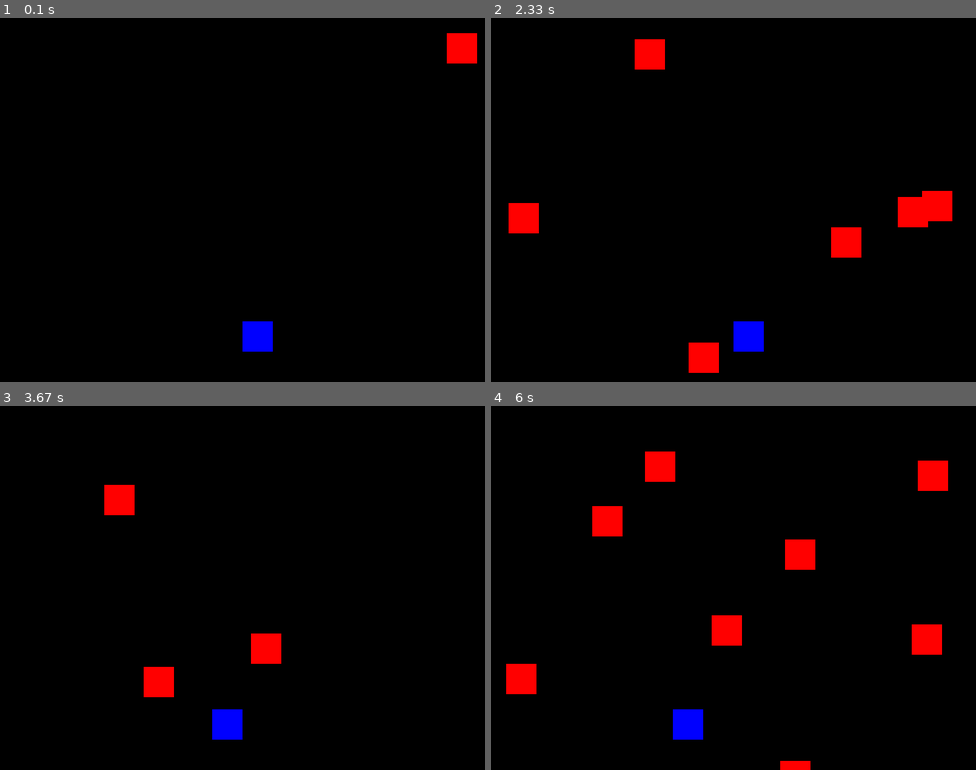
Above: before the commit, frames 1-4 (two rows, left to right).
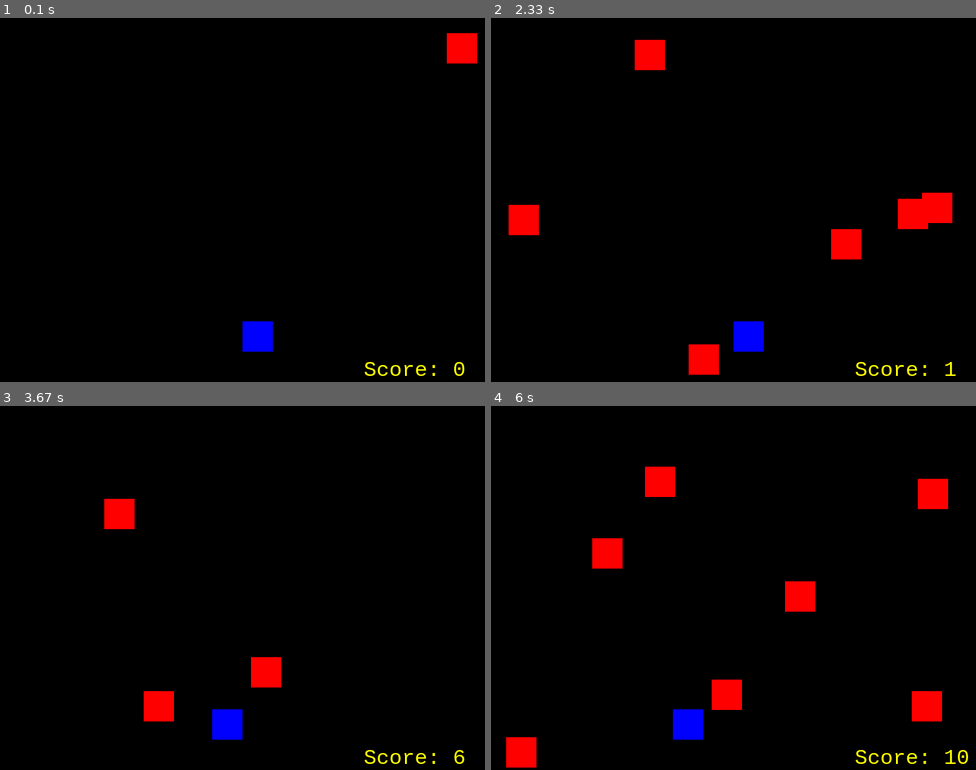
Above: after the commit, the same moments.

Repository: Tyler-Jacobson/pygame
Game: pygame game, started from SquareCollisionGame.py
Two runs of this game, one before a commit and one after it. Both use one fixed random seed, a clock stepped at 60 frames per second and the inputs below.
Inputs:
- Up to frame 1 (0.1 s): no input
- Up to frame 2 (2.33 s): hold D 0.33-0.8 s; hold D 0.83-1.3 s; hold A 1.33-1.87 s; hold A 1.9-2.3 s
- Up to frame 3 (3.67 s): hold D 2.33-2.97 s; hold A 3-3.47 s; hold A from 3.5 s (still down)
- Up to frame 4 (6 s): release A at 3.97 s; hold A 4.5-5.03 s; hold A 5.07-5.47 s; hold D from 5.5 s (still down)

The runs differ from the first frame. In frame 1, 0.2% of the frame differs, in the area x 75-96%, y 94-99%; in frame 2, 0.5%; in frame 3, 2.3%; in frame 4, 6.8%, in the area x 3-99%, y 12-100%.

Commit message:
Added score counter, and difficulty progression

Diff:
--- a/SquareCollisionGame.py
+++ b/SquareCollisionGame.py
@@ -9,6 +9,7 @@
 
 BLUE = (0,0,255)
 RED = (255,0,0)
+YELLOW = (255, 255, 0)
 BACKGROUND_COLOR = (0,0,0)
 
 player_size = 50
@@ -24,11 +25,20 @@
 
 game_over = False
 
+score = 0
+
 clock = pygame.time.Clock()
+
+myFont = pygame.font.SysFont("monospace", 35)
+
+def set_level(score, SPEED):
+    SPEED = score/6 + 5
+    return SPEED
+
 
 def drop_enemies(enemy_list):
     delay = random.random()
-    if len(enemy_list) < 10 and delay < 0.05:
+    if len(enemy_list) < 15 and delay < 0.05:
         x_pos = random.randint(0, WIDTH - enemy_size)
         y_pos = 0
         enemy_list.append([x_pos, y_pos])
@@ -37,13 +47,15 @@
     for enemy_pos in enemy_list:
         pygame.draw.rect(screen, RED, (enemy_pos[0], enemy_pos[1], enemy_size, enemy_size))
 
-def update_enemy_positions(enemy_list):
+def update_enemy_positions(enemy_list, score):
     for idx,enemy_pos in enumerate(enemy_list):
         if enemy_pos[1] >= 0 and enemy_pos[1] < HEIGHT:
             enemy_pos[1] += SPEED
 
         else:
             enemy_list.pop(idx)
+            score += 1
+    return score
 
 def collision_check(enemy_list, player_pos):
     for enemy_pos in enemy_list:
@@ -95,7 +107,12 @@
         game_over = True
 
     drop_enemies(enemy_list)
-    update_enemy_positions(enemy_list)
+    score = update_enemy_positions(enemy_list, score)
+    SPEED = set_level(score, SPEED)
+
+    text = 'Score: ' + str(score)
+    label = myFont.render(text, 1, YELLOW)
+    screen.blit(label, (WIDTH-200, HEIGHT-40))
 
     if collision_check(enemy_list, player_pos):
         game_over = True
